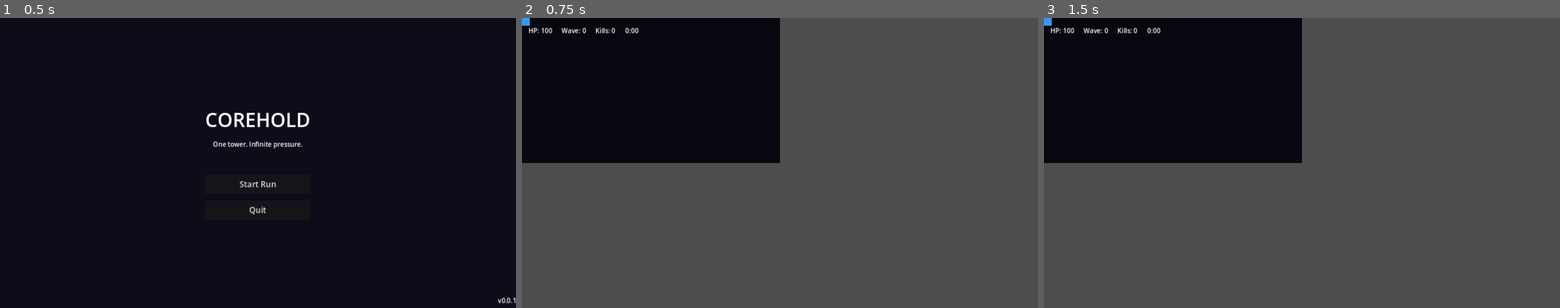
Above: before the commit, frames 1-3 (left to right).
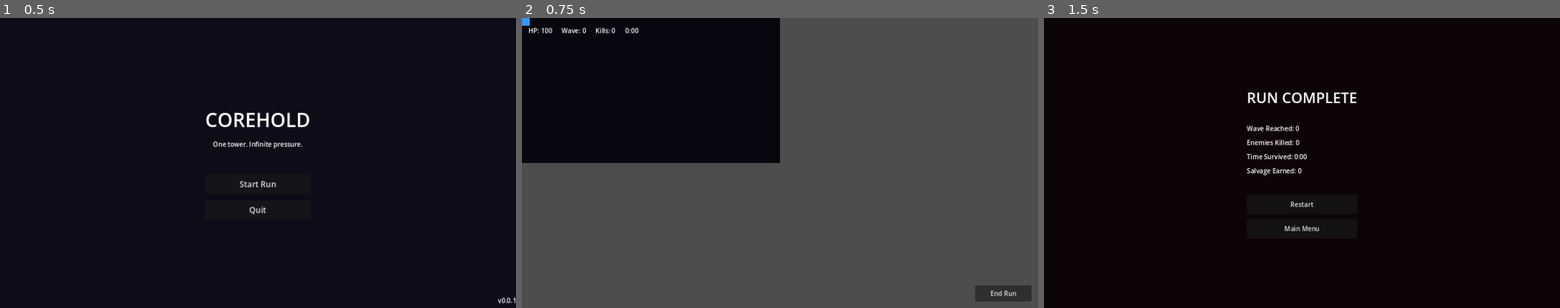
Above: after the commit, the same moments.

Repository: Mnehmos/corehold
Game: Godot game, scene res://scenes/MainMenu.tscn
Two runs of this game, one before a commit and one after it. Both use one fixed random seed, a clock stepped at 60 frames per second and the inputs below.
Inputs (mouse positions are in pixels of both pictures, inside the frame that each line leads up to):
- Up to frame 1 (0.5 s): no input
- Up to frame 2 (0.75 s): click "Start Run" at 0.5 s
- Up to frame 3 (1.5 s): click (1523, 293) at 1.25 s, where only the run after the commit has a clickable "End Run"

Frame 1 is identical in both runs. In frame 2, 0.6% of the frame differs, in the area x 87-99%, y 92-98%; in frame 3, 76%, in the area x 0-100%, y 0-100%.

Commit message:
feat: complete core scene flow — Game→RunSummary transition (closes #2)
- Add End Run button to Game.tscn HUD for placeholder run ending
- Refactor Game.gd to use RunState/GameState singletons instead of local vars
- Emit EventBus.run_ended and record run stats via GameState.record_run
- Populate RunSummary labels from RunState singleton data
- Full flow: MainMenu → Game (Start Run) → RunSummary (End Run) → MainMenu

Diff:
--- a/scenes/Game.tscn
+++ b/scenes/Game.tscn
@@ -55,3 +55,18 @@
 [node name="TimerLabel" type="Label" parent="HUD/HUDPanel"]
 layout_mode = 2
 text = "0:00"
+
+[node name="EndRunButton" type="Button" parent="HUD"]
+anchors_preset = 3
+anchor_left = 1.0
+anchor_top = 1.0
+anchor_right = 1.0
+anchor_bottom = 1.0
+offset_left = -156.0
+offset_top = -56.0
+offset_right = -16.0
+offset_bottom = -16.0
+grow_horizontal = 0
+grow_vertical = 0
+theme_override_font_sizes/font_size = 16
+text = "End Run"
--- a/scripts/ui/Game.gd
+++ b/scripts/ui/Game.gd
@@ -14,24 +14,40 @@
 extends Node2D
 ## Game scene controller. Manages the active run.
 
-var run_time: float = 0.0
-var wave_number: int = 0
-var kills: int = 0
-var salvage: int = 0
-
 func _ready() -> void:
-	run_time = 0.0
-	wave_number = 0
-	kills = 0
-	salvage = 0
+	RunState.reset()
+	EventBus.run_started.emit()
+	$HUD/EndRunButton.pressed.connect(_on_end_run_pressed)
+	_update_hud()
 
 func _process(delta: float) -> void:
-	run_time += delta
+	RunState.run_time += delta
 	_update_hud()
+
+func _on_end_run_pressed() -> void:
+	_end_run()
+
+func _end_run() -> void:
+	EventBus.run_ended.emit(
+		RunState.wave_number,
+		RunState.kills,
+		RunState.salvage,
+		RunState.run_time
+	)
+	GameState.record_run(
+		RunState.wave_number,
+		RunState.kills,
+		RunState.salvage,
+		RunState.run_time
+	)
+	get_tree().change_scene_to_file("res://scenes/RunSummary.tscn")
 
 func _update_hud() -> void:
 	var hud_panel: HBoxContainer = $HUD/HUDPanel
-	hud_panel.get_node("TimerLabel").text = _format_time(run_time)
+	hud_panel.get_node("HPLabel").text = "HP: %d" % RunState.tower_hp
+	hud_panel.get_node("WaveLabel").text = "Wave: %d" % RunState.wave_number
+	hud_panel.get_node("KillsLabel").text = "Kills: %d" % RunState.kills
+	hud_panel.get_node("TimerLabel").text = _format_time(RunState.run_time)
 
 func _format_time(seconds: float) -> String:
 	var mins: int = int(seconds) / 60
--- a/scripts/ui/RunSummary.gd
+++ b/scripts/ui/RunSummary.gd
@@ -17,9 +17,22 @@
 func _ready() -> void:
 	$CenterContainer/VBoxContainer/RestartButton.pressed.connect(_on_restart_pressed)
 	$CenterContainer/VBoxContainer/MenuButton.pressed.connect(_on_menu_pressed)
+	_populate_stats()
+
+func _populate_stats() -> void:
+	var vbox: VBoxContainer = $CenterContainer/VBoxContainer
+	vbox.get_node("WaveLabel").text = "Wave Reached: %d" % RunState.wave_number
+	vbox.get_node("KillsLabel").text = "Enemies Killed: %d" % RunState.kills
+	vbox.get_node("TimeLabel").text = "Time Survived: %s" % _format_time(RunState.run_time)
+	vbox.get_node("SalvageLabel").text = "Salvage Earned: %d" % RunState.salvage
 
 func _on_restart_pressed() -> void:
 	get_tree().change_scene_to_file("res://scenes/Game.tscn")
 
 func _on_menu_pressed() -> void:
 	get_tree().change_scene_to_file("res://scenes/MainMenu.tscn")
+
+func _format_time(seconds: float) -> String:
+	var mins: int = int(seconds) / 60
+	var secs: int = int(seconds) % 60
+	return "%d:%02d" % [mins, secs]
